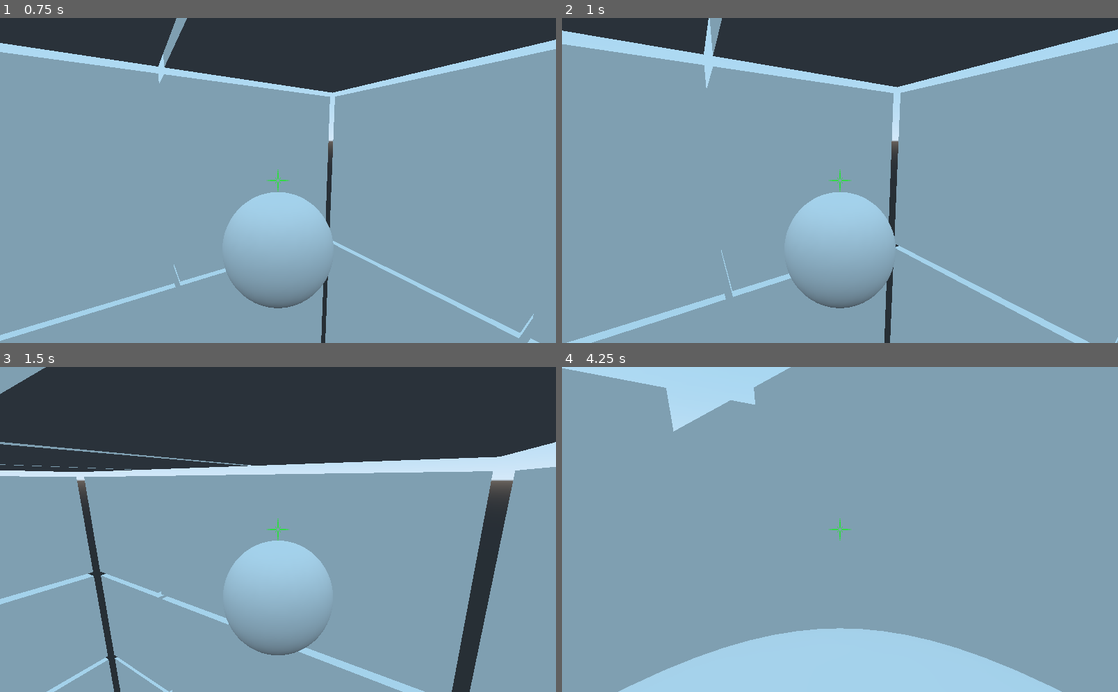
Above: before the commit, frames 1-4 (two rows, left to right).
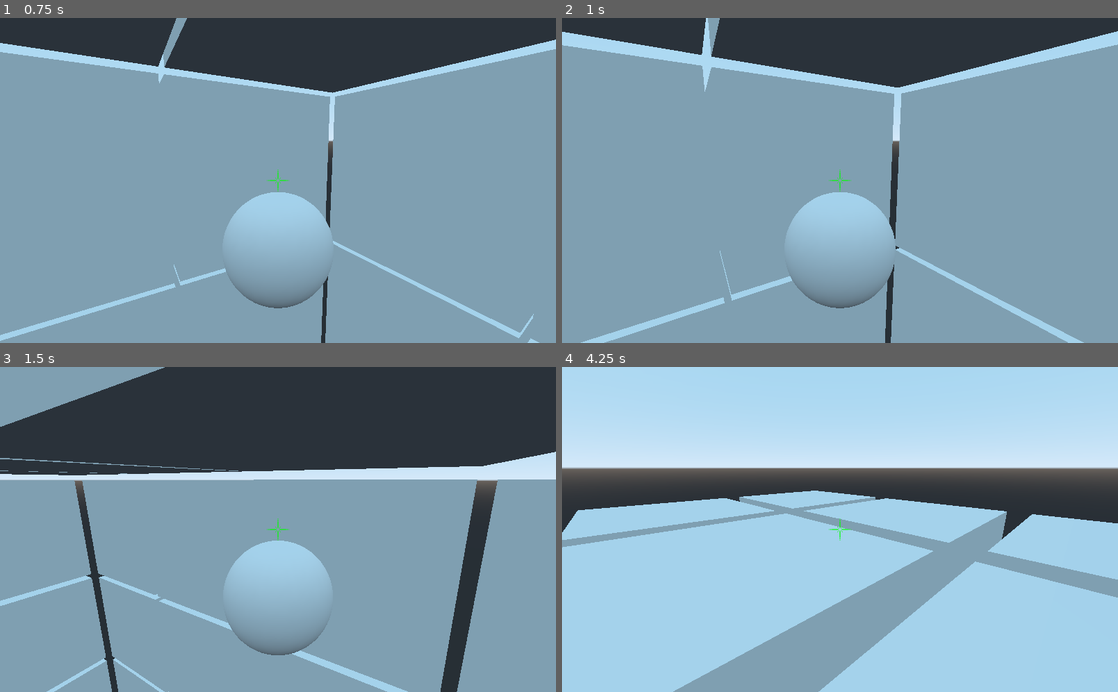
Above: after the commit, the same moments.

Repository: winston-yallow/leaps_and_bounds
Game: Godot game, scene res://levels/00_TestLevel.tscn
The game is run twice, just before and just after one commit, with the same random seed, the same clock (stepped at 60 frames per second) and the same inputs.
Inputs (mouse positions are in pixels of both pictures, inside the frame that each line leads up to):
- Up to frame 1 (0.75 s): move the mouse to (305, 180) at 0.52 s; press the mouse at (305, 180) at 0.53 s
- Up to frame 2 (1 s): no input
- Up to frame 3 (1.5 s): move the mouse to (250, 529) at 1.27 s; release the mouse at (250, 529) at 1.28 s; click (250, 529) at 1.35 s
- Up to frame 4 (4.25 s): move the mouse to (851, 523) at 2.02 s; press the mouse at (851, 523) at 2.03 s; move the mouse to (834, 536) at 2.77 s; release the mouse at (834, 536) at 2.78 s; click (834, 536) at 2.85 s; tap Enter at 3.5 s; move the mouse to (878, 532) at 3.52 s; press the mouse at (878, 532) at 3.53 s

Frame 1 is identical in both runs. In frame 2, 2.3% of the frame differs, in the area x 0-100%, y 0-100%; in frame 3, 11%; in frame 4, 84%.

Commit message:
Make player "attach" to FloatingBodies, fixes #2

Diff:
--- a/game/player/Player.gd
+++ b/game/player/Player.gd
@@ -15,8 +15,8 @@
 
 var movement_progress := 0.0
 var movement_starting_transform: Transform
-var movement_target: FloatingBody
-var movement_rel_offset: Vector3
+onready var movement_target: Spatial = self
+var movement_rel_offset := Vector3()
 var movement_speed: float
 
 onready var cam_pivot := $CameraPivot
@@ -63,6 +63,9 @@
             current_ray_result = result
         else:
             current_ray_result = null
+        global_transform.origin = (
+            movement_target.global_transform.origin + movement_rel_offset
+        )
     elif current_state == STATE.MOVING:
         movement_progress = min(
             movement_progress + (delta * movement_speed), 1.0
